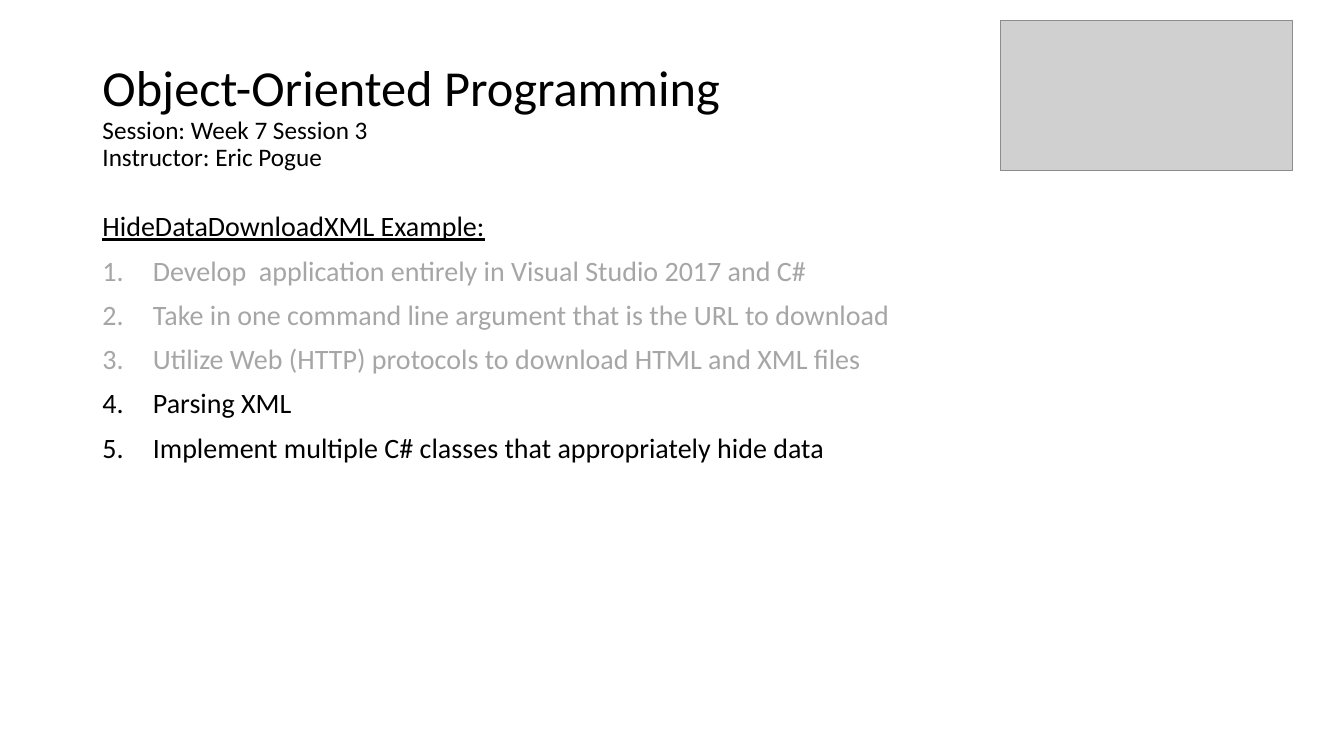
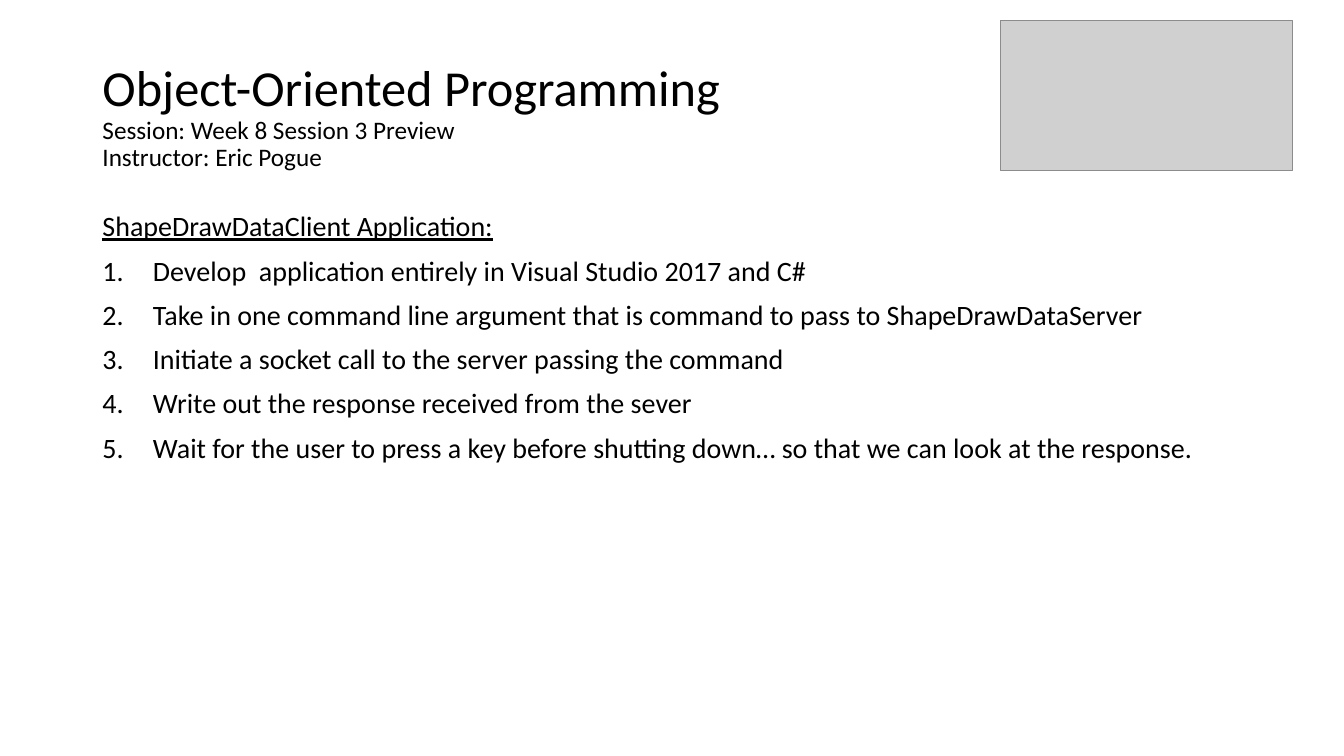
Before and after one commit to EricJPogue/www-epogue-info, a slide deck: slide 37 of CPSC-24500/Week08/2017SpringW08Slides.pptx (slide 27 before the commit). Drawn at 1344x756 pixels with LibreOffice and Linux fonts; fonts in the diff are those of the drawing; grey boxes stand for pictures. Boxes give left, top, right and bottom in pixels: in the first picture for what was removed or moved away, otherwise in the second. Text is boxed around its words. In the diff, an @@ line names an element or a change of style, - is before the commit and + after.

```diff
--- a/CPSC-24500/Week08/2017SpringW08Slides.pptx
+++ b/CPSC-24500/Week08/2017SpringW08Slides.pptx
@@ title at [102,71,720,171]: text changed @@
-Object-Oriented Programming
-Session: Week 7 Session 3
-Instructor: Eric Pogue
+Object-Oriented Programming
+Session: Week 8 Session 3 Preview
+Instructor: Eric Pogue
@@ text at [102,216,493,241]: text changed @@
-HideDataDownloadXML Example:
+ShapeDrawDataClient Application:
@@ text at [153,261,806,286]: text colour #A6A6A6 to #000000 in "Develop application entirely in Visual Studio 2017 ..." @@
@@ text at [153,305,1192,463]: text changed; text colour #A6A6A6 to #000000 @@
-2. Take in one command line argument that is the URL to download
-3. Utilize Web (HTTP) protocols to download HTML and XML files
-4. Parsing XML
-5. Implement multiple C# classes that appropriately hide data
+2. Take in one command line argument that is command to pass to ShapeDrawDataServer
+3. Initiate a socket call to the server passing the command
+4. Write out the response received from the sever
+5. Wait for the user to press a key before shutting down… so that we can look at the response.
```
Also in this commit, not shown: 6 other slides changed, 17 slides added, 14 slides removed, 6 other files.
